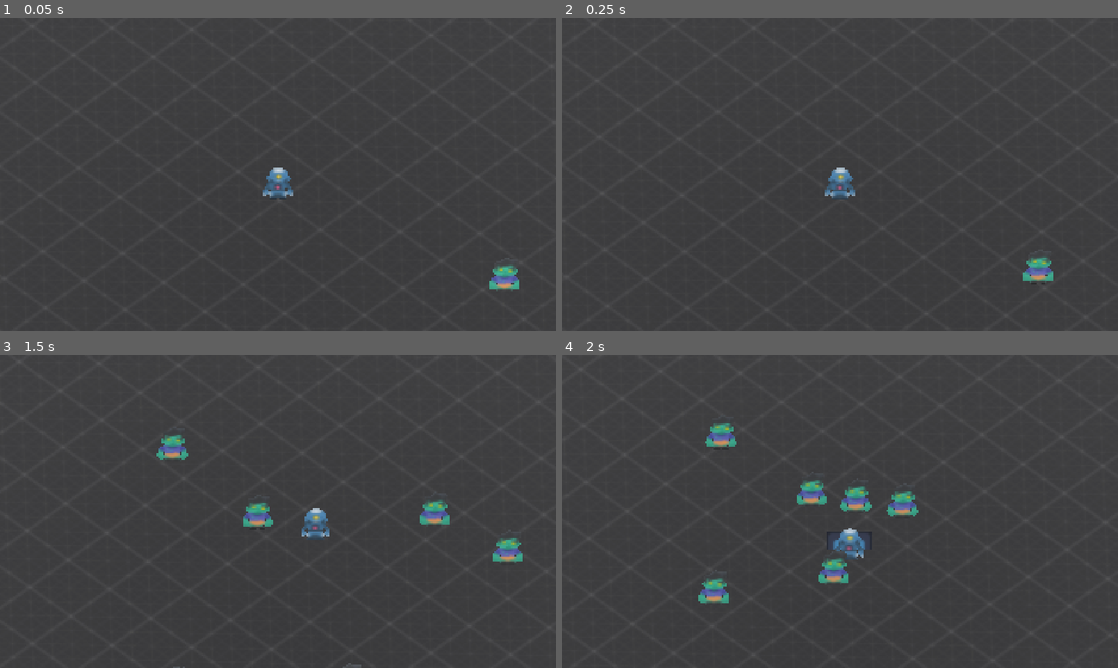
Above: before the commit, frames 1-4 (two rows, left to right).
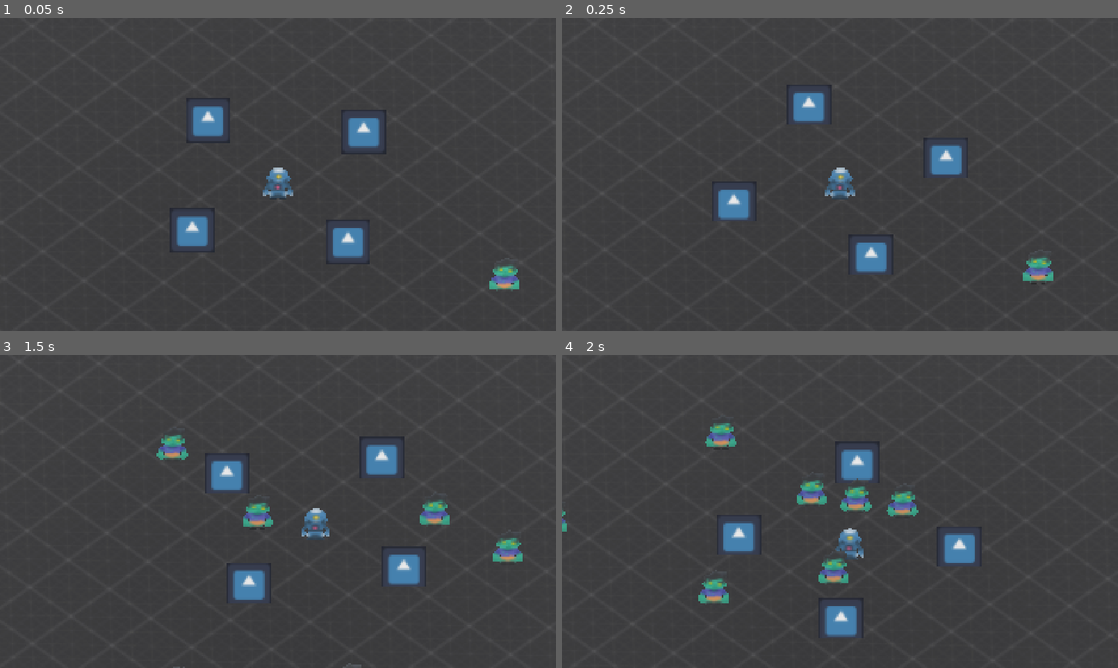
Above: after the commit, the same moments.

Repository: Ollenat/DontFallForTheBugs
Game: Godot game, scene res://scenes/test.tscn
The game is run twice, just before and just after one commit, with the same random seed, the same clock (stepped at 60 frames per second) and the same inputs. This scene is started directly instead of the project's main scene. The engine's default icon, where the game draws it, is replaced by a stand-in: a white triangle on a blue panel in a dark square.
Inputs:
- Up to frame 1 (0.05 s): no input
- Up to frame 2 (0.25 s): no input
- Up to frame 3 (1.5 s): hold D (move_right) 0.53-1.28 s; hold S (move_down) from 1.28 s (still down)
- Up to frame 4 (2 s): keep holding S (move_down)

The runs differ from the first frame. In frame 1, 2.3% of the frame differs, in the area x 30-70%, y 25-79%; in frame 2, 2.3%; in frame 3, 2.3%; in frame 4, 2.4%, in the area x 0-76%, y 27-91%.

Commit message:
Sawblade attack initial

Diff:
--- /dev/null
+++ b/resources/sawblade.gd
@@ -0,0 +1,13 @@
+extends Resource
+class_name SawbladeStats
+
+## The number of sawblades orbiting the player
+@export var amount: int = 2
+## The size of the sawblades
+@export var size: float = 0.1
+## The radious at which the orbit
+@export var radius := 2.5
+## Orbiting speed in radians / second
+@export var speed: float = 0.5
+## sekunder mellan träffar på samma fiende
+@export var rehit_interval := 0.5
--- a/scenes/enemy.tscn
+++ b/scenes/enemy.tscn
@@ -2,7 +2,7 @@
 
 [ext_resource type="Material" uid="uid://ui34r6tr2mp5" path="res://materials/EnemyMaterial.tres" id="1_md0e3"]
 [ext_resource type="Script" uid="uid://d1j42oydydqx5" path="res://scripts/enemy.gd" id="2_md0e3"]
-[ext_resource type="Script" uid="uid://bvw5aa5v3w87x" path="res://scripts/HealthComponent.gd" id="3_4ra3w"]
+[ext_resource type="Script" uid="uid://bvw5aa5v3w87x" path="res://scripts/Components/HealthComponent.gd" id="3_4ra3w"]
 
 [sub_resource type="CapsuleShape3D" id="CapsuleShape3D_qt3ec"]
 radius = 0.22216797
--- a/scenes/player.tscn
+++ b/scenes/player.tscn
@@ -42,6 +42,7 @@
 script = ExtResource("4_fjrip")
 projectile_scene = ExtResource("5_tuyoq")
 closest_entity_component = NodePath("../ClosestEntityComponent")
+firing_rate = 0
 metadata/_custom_type_script = "uid://cdluj7yafnmrg"
 
 [node name="MovementComponent" type="Node" parent="." unique_id=1771126397 node_paths=PackedStringArray("body")]
--- /dev/null
+++ b/scenes/sawblade.tscn
@@ -0,0 +1,28 @@
+[gd_scene format=3 uid="uid://bwu74t1ujcx6l"]
+
+[ext_resource type="Script" uid="uid://bsfp75yhjuhso" path="res://scripts/Components/DamageAreaComponent.gd" id="1_jbc87"]
+[ext_resource type="Texture2D" uid="uid://cygqfwsjygdiu" path="res://icon.svg" id="2_jbc87"]
+
+[sub_resource type="SphereShape3D" id="SphereShape3D_qt3ec"]
+radius = 0.5240297
+
+[sub_resource type="StandardMaterial3D" id="StandardMaterial3D_ajshl"]
+albedo_texture = ExtResource("2_jbc87")
+billboard_mode = 1
+billboard_keep_scale = true
+
+[sub_resource type="QuadMesh" id="QuadMesh_qt3ec"]
+material = SubResource("StandardMaterial3D_ajshl")
+
+[node name="Sawblade" type="Node3D" unique_id=1442289867]
+
+[node name="DamageAreaComponent" type="Area3D" parent="." unique_id=507946474]
+collision_layer = 0
+collision_mask = 8
+script = ExtResource("1_jbc87")
+
+[node name="CollisionShape3D" type="CollisionShape3D" parent="DamageAreaComponent" unique_id=1614306050]
+shape = SubResource("SphereShape3D_qt3ec")
+
+[node name="MeshInstance3D" type="MeshInstance3D" parent="DamageAreaComponent/CollisionShape3D" unique_id=261454118]
+mesh = SubResource("QuadMesh_qt3ec")
--- /dev/null
+++ b/scenes/sawblade_attack.tscn
@@ -0,0 +1,14 @@
+[gd_scene format=3 uid="uid://d2bkarfgvyvwd"]
+
+[ext_resource type="Script" uid="uid://c67lhbaik8gfq" path="res://scripts/sawblade_attack.gd" id="1_5gbhx"]
+[ext_resource type="PackedScene" uid="uid://bwu74t1ujcx6l" path="res://scenes/sawblade.tscn" id="2_8f8xt"]
+[ext_resource type="Script" uid="uid://4u2miku4ijdk" path="res://scripts/Components/OrbitingComponent.gd" id="2_ar5ky"]
+
+[node name="SawbladeAttack" type="Node3D" unique_id=2059723613 node_paths=PackedStringArray("orbiting_component")]
+script = ExtResource("1_5gbhx")
+orbiting_component = NodePath("OrbitingComponent")
+sawblade_scene = ExtResource("2_8f8xt")
+
+[node name="OrbitingComponent" type="Node3D" parent="." unique_id=187382965]
+script = ExtResource("2_ar5ky")
+metadata/_custom_type_script = "uid://4u2miku4ijdk"
--- a/scenes/test.tscn
+++ b/scenes/test.tscn
@@ -4,7 +4,30 @@
 [ext_resource type="PackedScene" uid="uid://bloqgrua0hxmo" path="res://scenes/player.tscn" id="2_bl13t"]
 [ext_resource type="PackedScene" uid="uid://cr602201s6jea" path="res://scenes/enemy.tscn" id="4_74lek"]
 [ext_resource type="Texture2D" uid="uid://dcxuh0uficnl5" path="res://textures/PNG/Dark/texture_04.png" id="4_j5jx5"]
+[ext_resource type="PackedScene" uid="uid://d2bkarfgvyvwd" path="res://scenes/sawblade_attack.tscn" id="5_at5dv"]
 [ext_resource type="Script" uid="uid://cjykh2us57ml5" path="res://scripts/Components/SmoothFollowComponent.gd" id="5_j5jx5"]
+[ext_resource type="Script" uid="uid://bkwbh870ebmf0" path="res://resources/sawblade.gd" id="5_jcd4p"]
+
+[sub_resource type="Resource" id="Resource_81r6g"]
+script = ExtResource("5_jcd4p")
+amount = 1
+metadata/_custom_type_script = "uid://bkwbh870ebmf0"
+
+[sub_resource type="Resource" id="Resource_h0t8b"]
+script = ExtResource("5_jcd4p")
+metadata/_custom_type_script = "uid://bkwbh870ebmf0"
+
+[sub_resource type="Resource" id="Resource_uacia"]
+script = ExtResource("5_jcd4p")
+amount = 3
+metadata/_custom_type_script = "uid://bkwbh870ebmf0"
+
+[sub_resource type="Resource" id="Resource_yk7ts"]
+script = ExtResource("5_jcd4p")
+amount = 4
+size = 1.0
+speed = 2.0
+metadata/_custom_type_script = "uid://bkwbh870ebmf0"
 
 [sub_resource type="StandardMaterial3D" id="StandardMaterial3D_mf4mk"]
 albedo_texture = ExtResource("4_j5jx5")
@@ -24,6 +47,11 @@
 
 [node name="Player" parent="." unique_id=1322533949 instance=ExtResource("2_bl13t")]
 transform = Transform3D(1, 0, 0, 0, 1, 0, 0, 0, 1, 0, 0.013251185, 0)
+
+[node name="SawbladeAttack" parent="Player" unique_id=2059723613 instance=ExtResource("5_at5dv")]
+transform = Transform3D(1, 0, 0, 0, 1, 0, 0, 0, 1, 0, 0.3596239, 0)
+level_list = Array[ExtResource("5_jcd4p")]([SubResource("Resource_81r6g"), SubResource("Resource_h0t8b"), SubResource("Resource_uacia"), SubResource("Resource_yk7ts")])
+starting_level = 4
 
 [node name="Plane" type="MeshInstance3D" parent="." unique_id=9169041]
 transform = Transform3D(3.014987, 0, 0, 0, 1.0000008, 0, 0, 0, 2.8753734, -0.44517255, 0, -0.44577932)
--- /dev/null
+++ b/scripts/Components/DamageAreaComponent.gd
@@ -0,0 +1,26 @@
+class_name DamageAreaComponent
+extends Area3D
+
+@export var damage: int = 10
+## Seconds before the same target can be damaged again.
+@export var cooldown: float = 0.5
+
+# HealthComponent -> time (in seconds) when it can be hit again
+var _next_hit: Dictionary = {}
+
+func _ready() -> void:
+	monitorable = false
+
+func _physics_process(_delta: float) -> void:
+	var now := Time.get_ticks_msec() / 1000.0
+
+# Drop expired entries and freed targets so the dictionary doesn't grow
+	for target in _next_hit.keys():
+		if not is_instance_valid(target) or _next_hit[target] <= now:
+			_next_hit.erase(target)
+
+	for area in get_overlapping_areas():
+		if area is HealthComponent and not _next_hit.has(area):
+			area.damage(damage)
+			print("damaging")
+			_next_hit[area] = now + cooldown
--- a/scripts/Components/HealthComponent.gd
+++ b/scripts/Components/HealthComponent.gd
@@ -3,7 +3,6 @@
 
 @export var max_health: int = 100
 var current_health: int
-
 
 signal died()
 signal damaged(old_health: int, new_health: int) # Emits everytime
@@ -17,7 +16,7 @@
 
 func damage(amount: int) -> void:
 	var old := current_health
-	current_health = min(0, current_health - amount)
+	current_health = max(0, current_health - amount)
 	if current_health == 0:
 		died.emit()
 		get_parent().queue_free() #temp
--- /dev/null
+++ b/scripts/Components/OrbitingComponent.gd
@@ -0,0 +1,24 @@
+class_name OrbitingComponent
+extends Node3D
+
+@export var radius := 2.5
+@export var rotation_speed := 3.0
+
+@export var orbiters: Array[Node3D] = []
+var _angle := 0.0
+
+func add_orbiter(node: Node3D) -> void:
+    orbiters.append(node)
+    add_child(node)
+
+func remove_last() -> void:
+    if orbiters.is_empty():
+        return
+    orbiters.pop_back().queue_free()
+
+func _physics_process(delta: float) -> void:
+    _angle = wrapf(_angle + rotation_speed * delta, 0.0, TAU)
+    var n := orbiters.size()
+    for i in n:
+        var a := _angle + TAU * i / n
+        orbiters[i].position = Vector3(cos(a), position.y, sin(a)) * radius
--- /dev/null
+++ b/scripts/sawblade_attack.gd
@@ -0,0 +1,37 @@
+extends Node3D
+
+@export var level_list: Array[SawbladeStats]
+@export var orbiting_component: OrbitingComponent
+@export var sawblade_scene: PackedScene
+
+@export var starting_level = 1
+var current_level = 1
+
+
+func _ready() -> void:
+	set_level(starting_level)
+
+func set_level(level: int) -> void:
+	if level_list.is_empty():
+		return
+	current_level = level
+
+	var index = clamp(level-1, 0, len(level_list)-1)
+	var stats = level_list[index]
+
+	orbiting_component.rotation_speed = stats.speed
+	orbiting_component.radius = stats.radius
+
+	var list = orbiting_component.orbiters
+	var n_orbiters = len(list)
+	var n_diff = stats.amount - n_orbiters
+	for i in range(0, n_diff):
+		if n_diff < 0:
+			orbiting_component.orbiters.pop_back()
+		else:
+			var new_sawblade = sawblade_scene.instantiate()
+			orbiting_component.add_orbiter(new_sawblade)
+
+	for orbiter: Node3D in list:
+		orbiter.scale = Vector3.ONE * stats.size
+		#todo: rehit interval
Not shown, added: resources/sawblade.gd.uid
Not shown, added: scripts/Components/DamageAreaComponent.gd.uid
Not shown, added: scripts/Components/OrbitingComponent.gd.uid
Not shown, added: scripts/sawblade_attack.gd.uid
